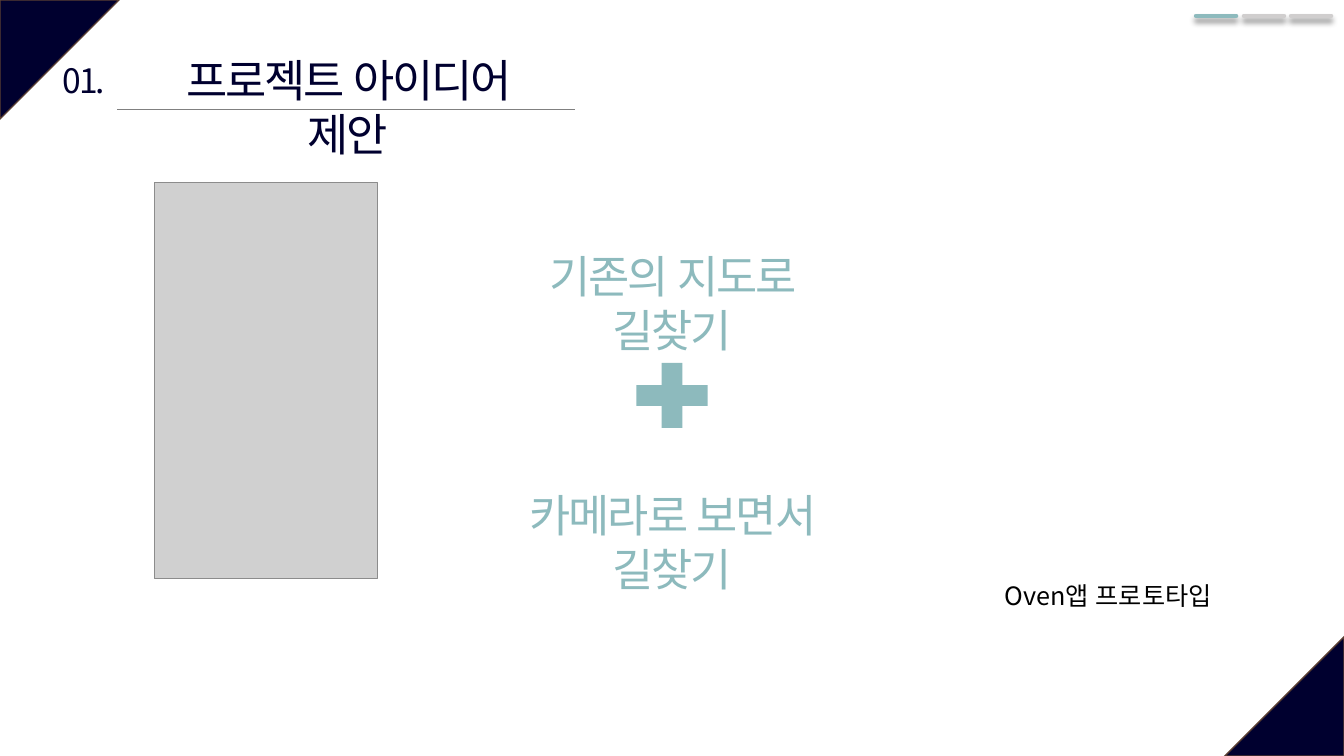
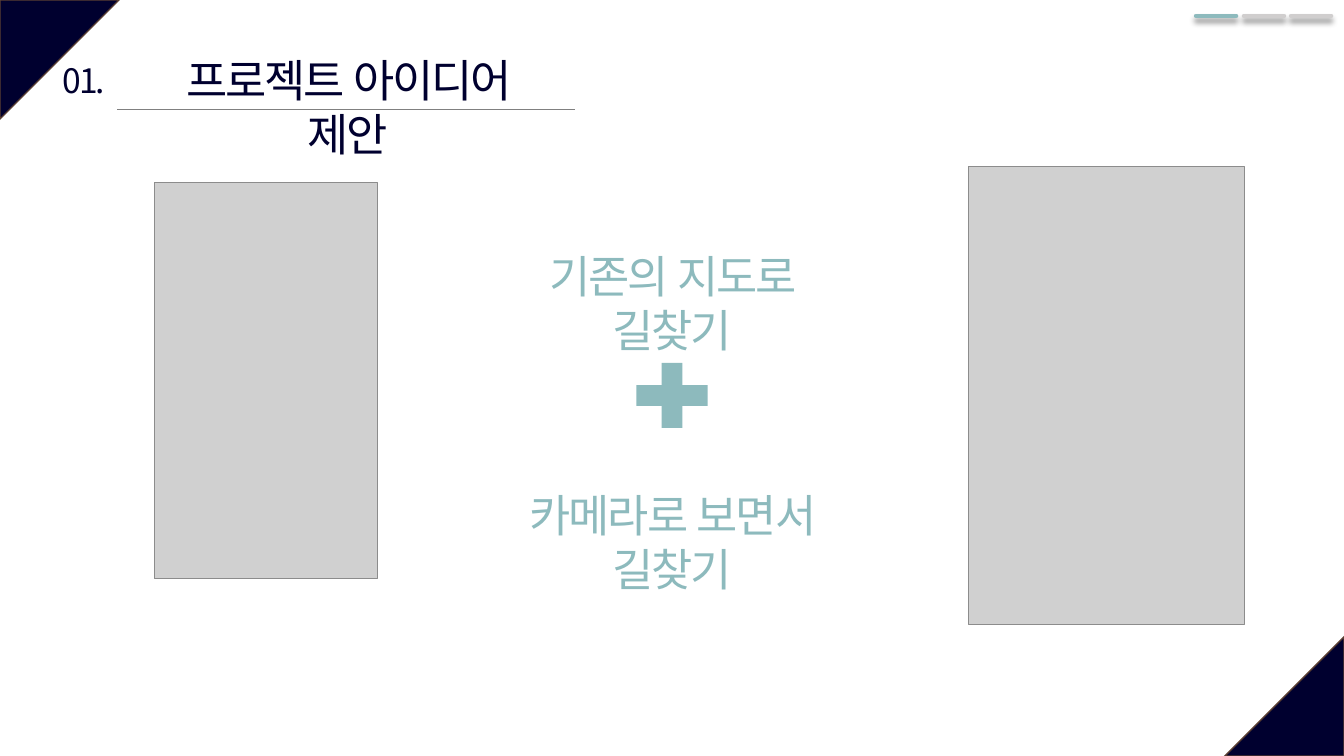
Before and after one commit to GuitarGGun/CAU_capstone_design_6_team, a slide deck: slide 5 of 2주차(09_18)/6조_09_18_발표ppt.pptx. Drawn at 1344x756 pixels with LibreOffice and Linux fonts; fonts in the diff are those of the drawing; grey boxes stand for pictures. Boxes give left, top, right and bottom in pixels: in the first picture for what was removed or moved away, otherwise in the second. Text is boxed around its words. In the diff, an @@ line names an element or a change of style, - is before the commit and + after.

```diff
--- a/2주차(09_18)/6조_09_18_발표ppt.pptx
+++ b/2주차(09_18)/6조_09_18_발표ppt.pptx
@@ picture added at (x1=969, y1=166, x2=1244, y2=625) @@
@@ text removed at (x1=1004, y1=584, x2=1212, y2=607) @@
-Oven앱 프로토타입
```
Also in this commit, not shown: 3 other slides changed.
